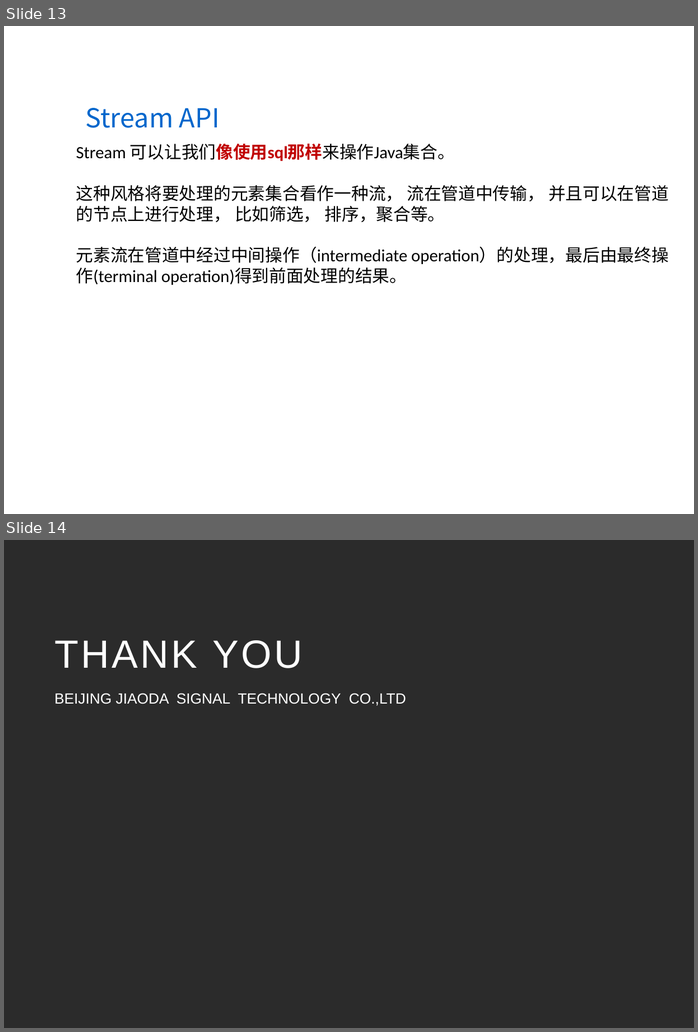
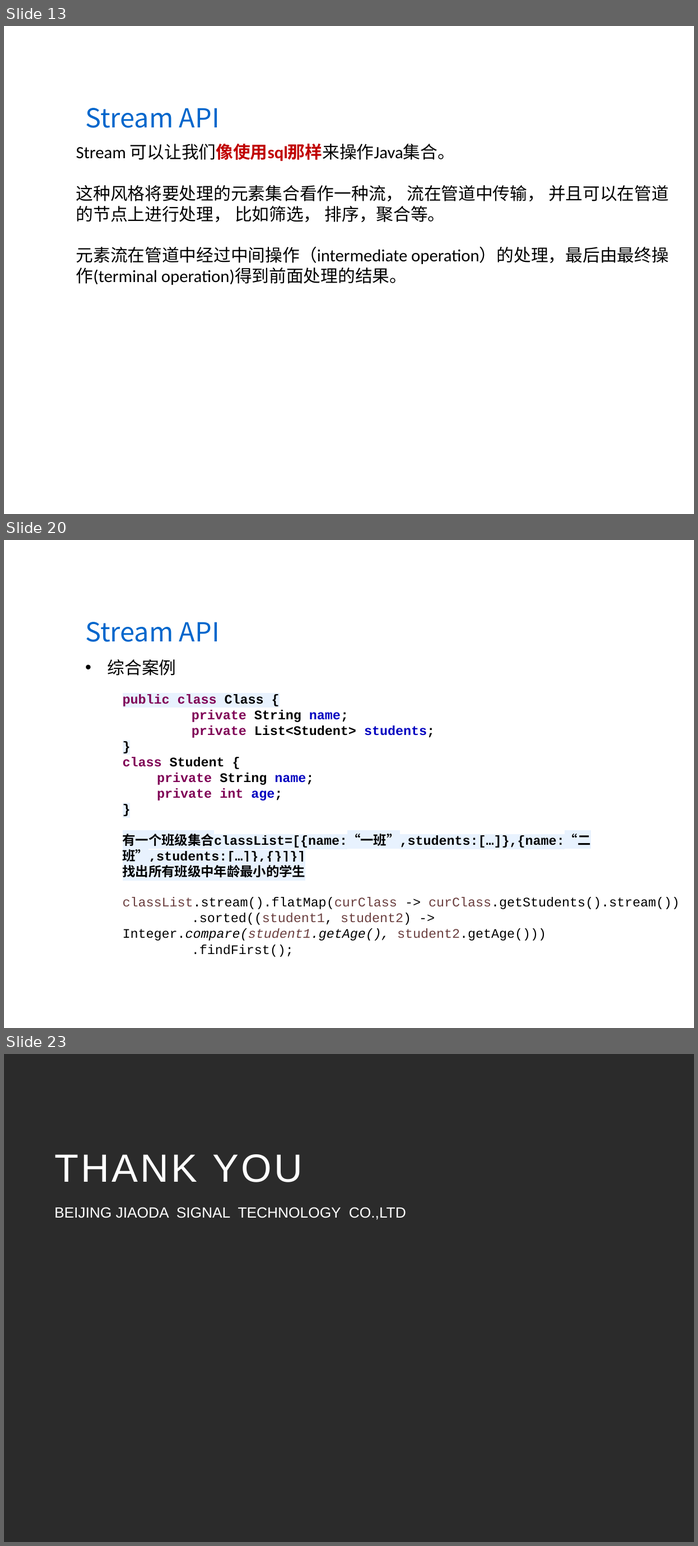
Before and after one commit to wanglei949758173/study, a slide deck: share/Java8(LambdaExpressions&StreamAPI).pptx. Shown one above the other, each under a label of ours: slides 13 and 14 before the commit, slides 13, 20 and 23 after it; the slides between them are not shown. The pictures are 698x1032 and 698x1546 pixels, drawn with LibreOffice and Linux fonts; fonts in the diff are those of the drawing; background and template pictures are left out; a plain dark background stands for a picture behind light text. Boxes give left, top, right and bottom in pixels: in the first picture for what was removed or moved away, otherwise in the second. Text is boxed around its words. In the diff, an @@ line names an element or a change of style, - is before the commit and + after.

```diff
--- a/share/Java8(LambdaExpressions&StreamAPI).pptx
+++ b/share/Java8(LambdaExpressions&StreamAPI).pptx
@@ slide 20 added at (4, 540, 694, 1028), background picture (left out) @@
@@ text added at (85, 622, 220, 642), 32 pt, text #0066CC @@
+Stream API
@@ text added at (108, 659, 176, 676), 21 pt, text #000000 @@
+• 综合案例
@@ text added at (123, 694, 591, 877), 16 pt, text #000000, bold @@
+public class Class {
+private String name;
+private List<Student> students;
+}
+class Student {
+  private String name;
+  private int age;
+}
+有一个班级集合classList=[{name:“一班”,students:[…]},{name:“二班”,students:[…]},{}]}]
+找出所有班级中年龄最小的学生
@@ text added at (123, 897, 679, 957), 16 pt, text #000000 @@
+classList.stream().flatMap(curClass -> curClass.getStudents().stream())
+.sorted((student1, student2) -> Integer.compare(student1.getAge(), student2.getAge()))
+.findFirst();
@@ what was slide 14 is now slide 23 @@
```
Also in this commit, not shown: 2 slides changed, 8 other slides added, 12 other files.
